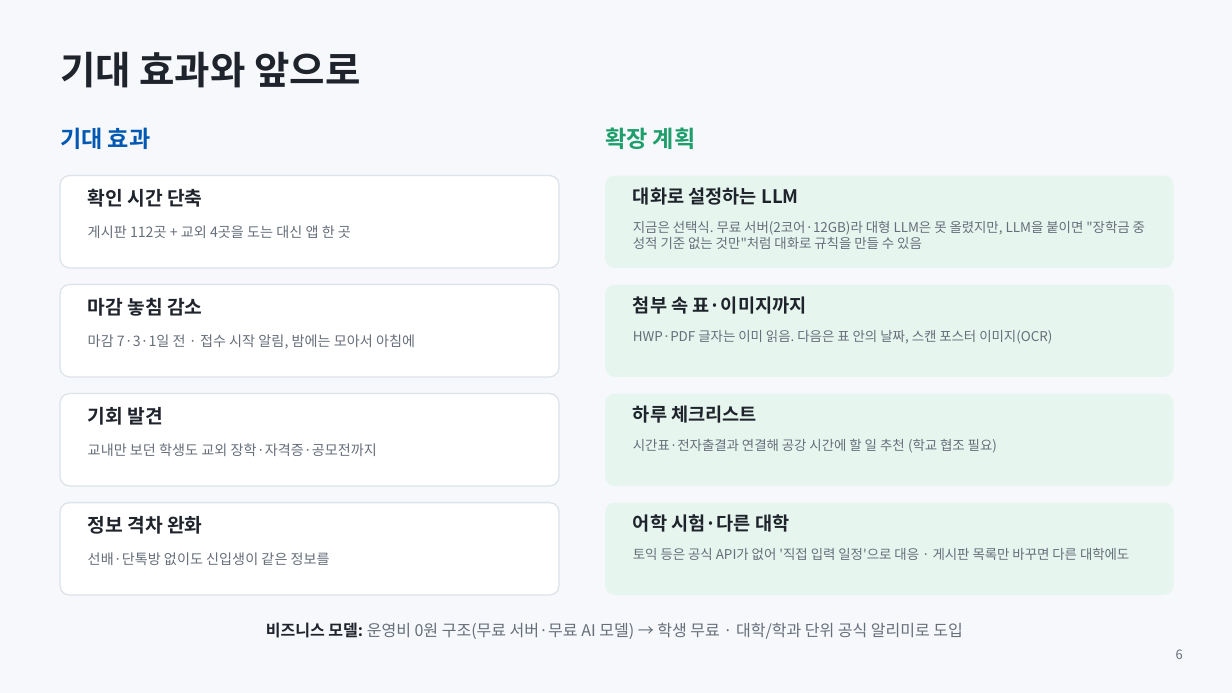
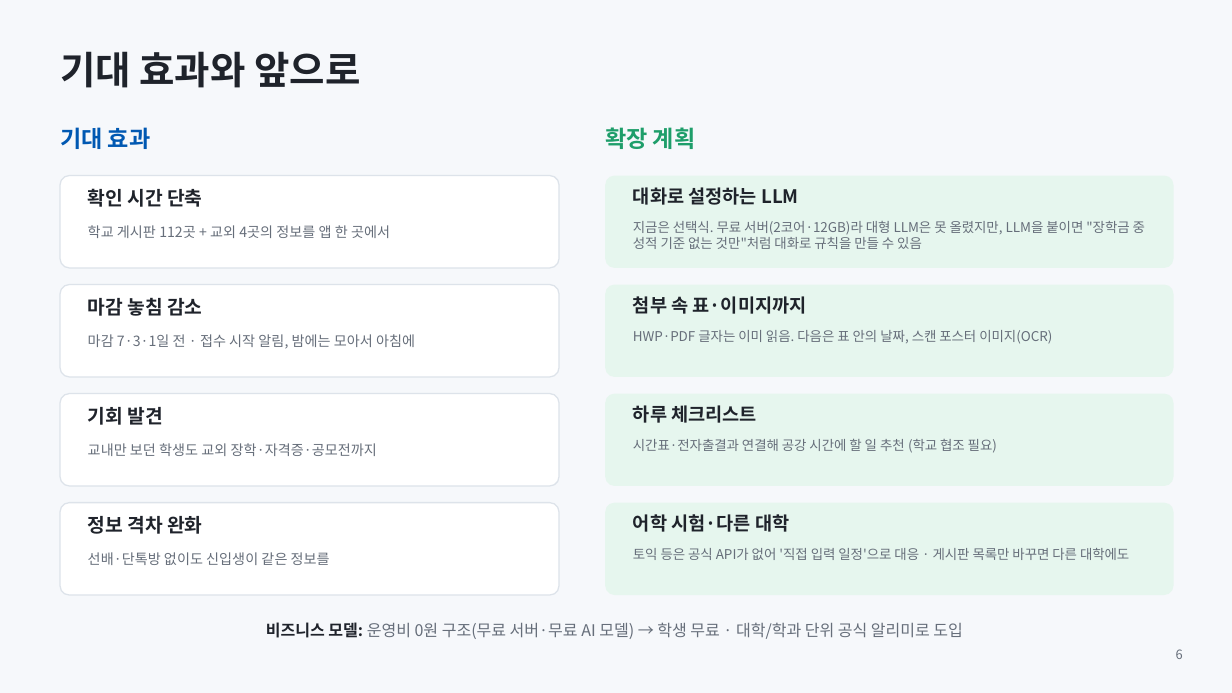
Before and after one commit to GOBIEBERPA/scnu-lens, a slide deck: slide 6 of docs/SCNU-Lens-발표.pptx. Drawn at 1232x693 pixels with LibreOffice and Linux fonts; fonts in the diff are those of the drawing. Boxes give left, top, right and bottom in pixels: in the first picture for what was removed or moved away, otherwise in the second. Text is boxed around its words. In the diff, an @@ line names an element or a change of style, - is before the commit and + after.

```diff
--- a/docs/SCNU-Lens-발표.pptx
+++ b/docs/SCNU-Lens-발표.pptx
@@ text at <box>88,225,390,238</box>: text changed @@
-게시판 112곳 + 교외 4곳을 도는 대신 앱 한 곳
+학교 게시판 112곳 + 교외 4곳의 정보를 앱 한 곳에서
```
Also in this commit, not shown: 3 other slides changed, 1 other file.
